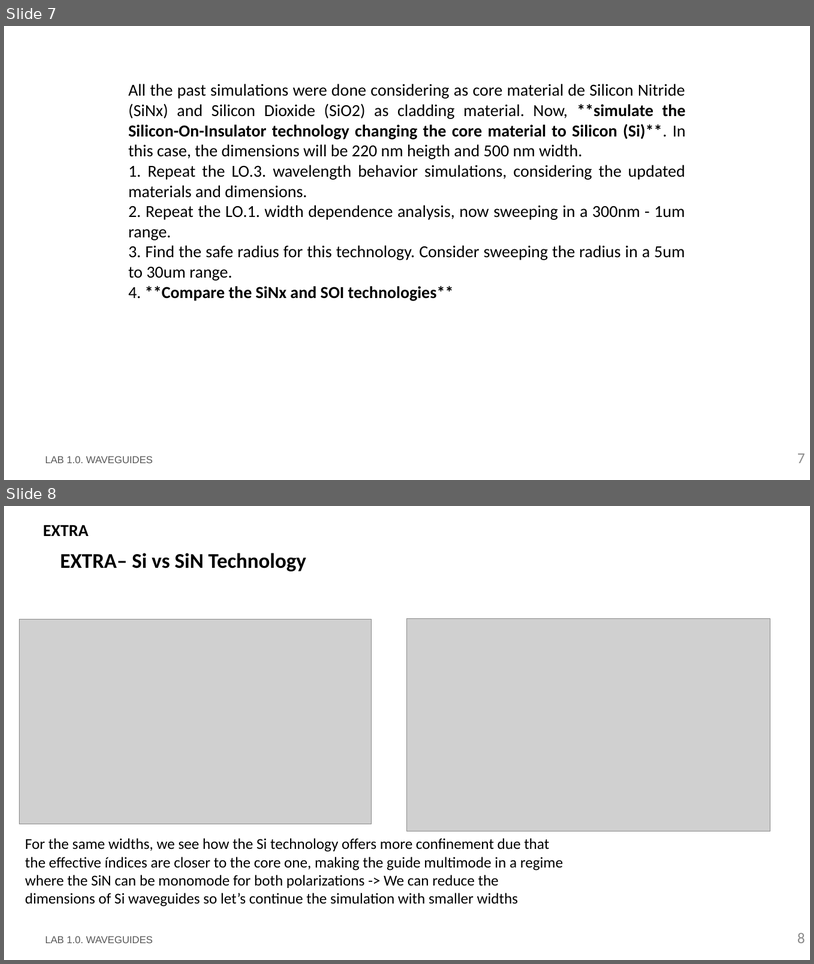
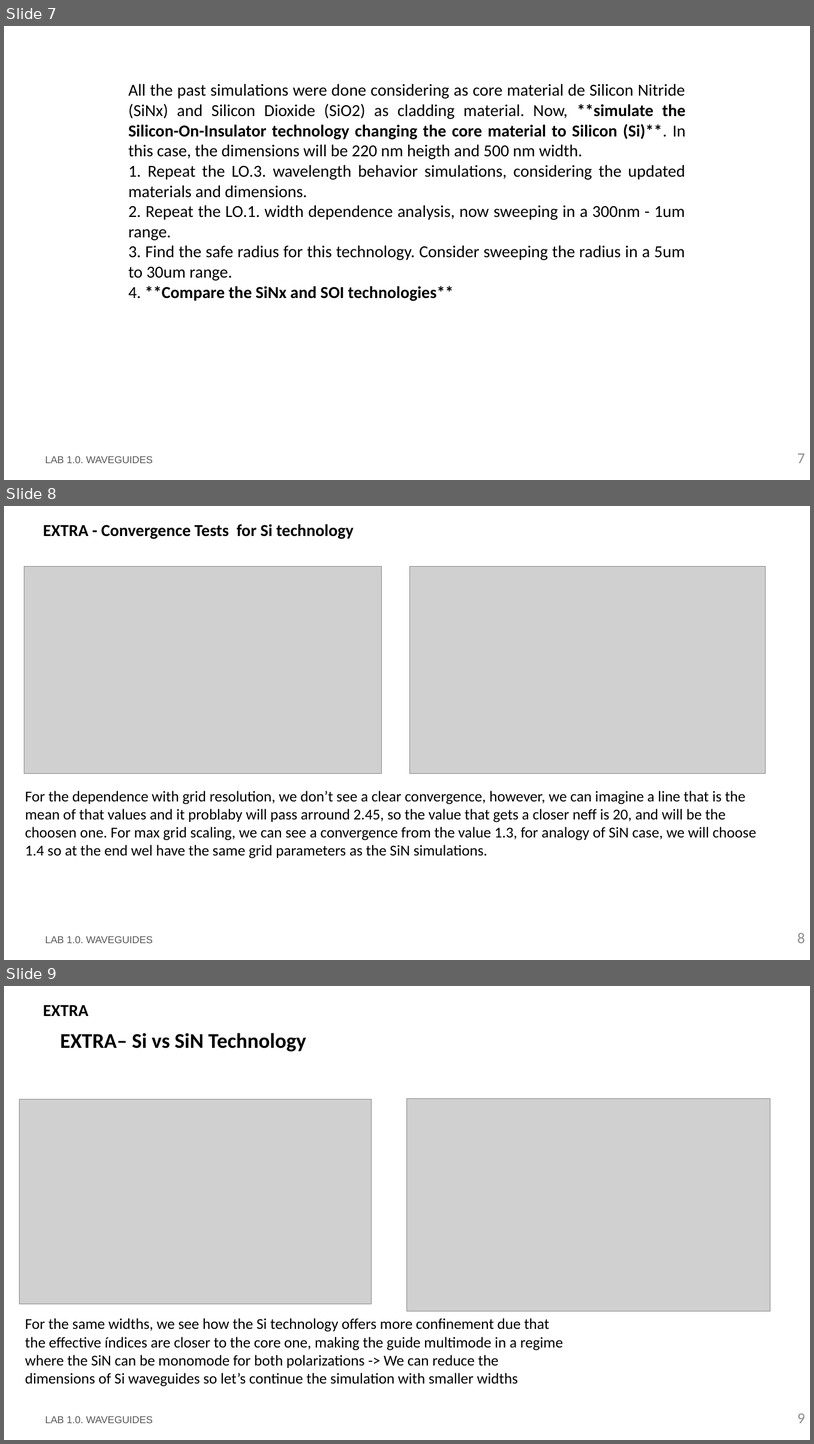
Before and after one commit to DBAEASE/pic-upv-lab1, a slide deck: LabBook_10.pptx. Shown one above the other, each under a label of ours: slides 7 and 8 before the commit, slides 7, 8 and 9 after it. The pictures are 814x964 and 814x1444 pixels, drawn with LibreOffice and Linux fonts; fonts in the diff are those of the drawing; grey boxes stand for pictures; background and template pictures are left out. Boxes give left, top, right and bottom in pixels: in the first picture for what was removed or moved away, otherwise in the second. Text is boxed around its words. In the diff, an @@ line names an element or a change of style, - is before the commit and + after.

Commit message:
Extra hecho

```diff
--- a/LabBook_10.pptx
+++ b/LabBook_10.pptx
@@ slide 8 added at <box>4,506,810,960</box>, background #FFFFFF @@
@@ title added at <box>43,524,354,539</box>, 20 pt, text #000000, bold @@
+EXTRA - Convergence Tests for Si technology
@@ picture added at <box>24,567,381,774</box> @@
@@ picture added at <box>410,567,766,774</box> @@
@@ text added at <box>25,790,757,858</box>, 18 pt, text #000000 @@
+For the dependence with grid resolution, we don’t see a clear convergence, however, we can imagine a line that is the mean of that values and it problaby will pass arround 2.45, so the value that gets a closer neff is 20, and will be the choosen one. For max grid scaling, we can see a convergence from the value 1.3, for analogy of SiN case, we will choose 1.4 so at the end wel have the same grid parameters as the SiN simulations.
@@ text added at <box>45,936,153,943</box>, 12 pt, text #585858 @@
+LAB 1.0. WAVEGUIDES
@@ page number added at <box>798,933,806,943</box>, 18 pt, text #8C8C8C @@
+8
@@ what was slide 8 is now slide 9 @@
@@ page number at <box>798,1413,806,1423</box>: text changed @@
-8
+9
```
Also in this commit, not shown: 4 slides changed, 7 other slides added, 1 other file.
